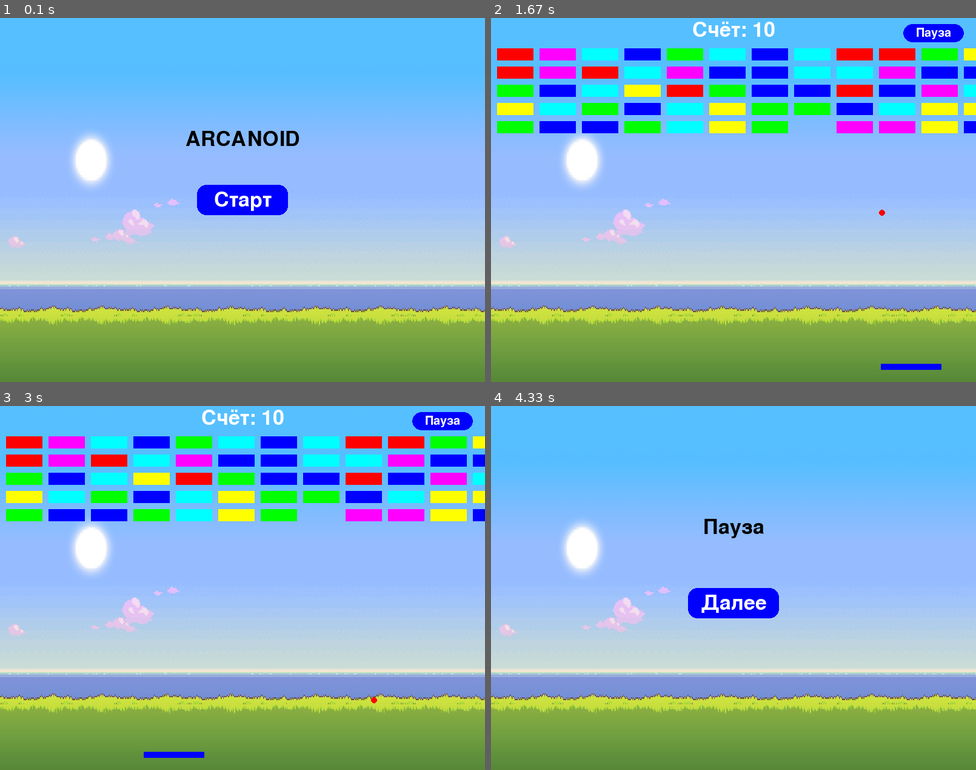
Above: before the commit, frames 1-4 (two rows, left to right).
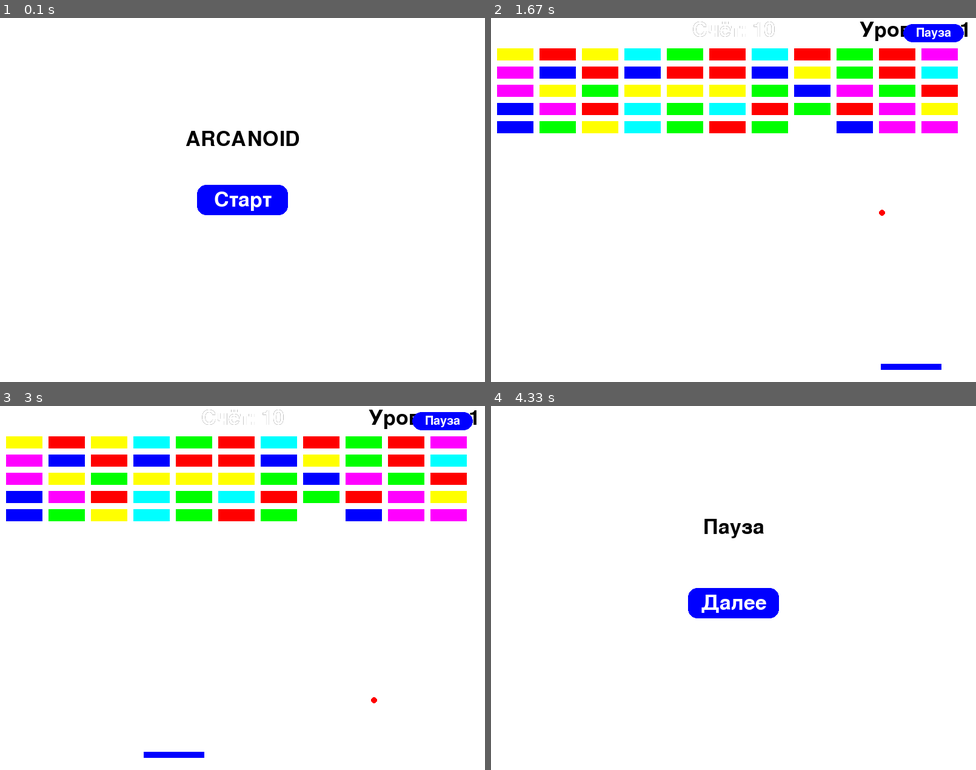
Above: after the commit, the same moments.

Repository: LatyshevaSV/PyGameYndexLMS
Game: pygame game, started from Arcanoid.py
Same seed, same stepped clock (60 frames per second), same inputs: the game is played once before the commit and once after it.
Inputs (mouse positions are in pixels of both pictures, inside the frame that each line leads up to):
- Up to frame 1 (0.1 s): no input
- Up to frame 2 (1.67 s): click (733, 200) at 0.38 s; click (932, 32) at 0.72 s, where only the run after the commit has a clickable "Уровень: 1"; click "Далее" at 1.05 s; click (912, 327) at 1.38 s
- Up to frame 3 (3 s): click (252, 464) at 1.72 s; click (218, 682) at 2.05 s; click (426, 726) at 2.38 s; click (174, 511) at 2.72 s
- Up to frame 4 (4.33 s): click (859, 555) at 3.05 s; click (883, 580) at 3.38 s; click (578, 540) at 3.72 s; click (932, 420) at 4.05 s, where only the run after the commit has a clickable "Уровень: 1"

The runs differ from the first frame. In frame 1, 97% of the frame differs, in the area x 0-100%, y 0-100%; in frame 2, 96%; in frame 3, 96%; in frame 4, 98%.

Commit message:
Третий коммит, добавление уровней

Diff:
--- a/Arcanoid.py
+++ b/Arcanoid.py
@@ -40,13 +40,21 @@
 # Параметры блоков
 BLOCK_WIDTH, BLOCK_HEIGHT = 60, 20
 
+# Переменные игры
+level = 1
+score = 0
+playing = False
+game_over = False
+paused = False
+level_complete = False
+
 
 def reset_game():
     global paddle, ball, ball_speed, blocks, playing, game_over, score
     paddle = pygame.Rect(WIDTH // 2 - PADDLE_WIDTH // 2, HEIGHT - 30, PADDLE_WIDTH, PADDLE_HEIGHT)
     ball = pygame.Rect(WIDTH // 2, HEIGHT // 2, BALL_SIZE, BALL_SIZE)
     ball_speed = [4, -4]
-    # Создаём блоки с фиксированными цветами
+    # Создаём блоки с цветами
     blocks = []
     for x in range(10, WIDTH - 10, BLOCK_WIDTH + 10):
         for y in range(50, 200, BLOCK_HEIGHT + 10):
@@ -72,11 +80,53 @@
     screen.blit(img, text_rect)
 
 
+def create_blocks():
+    # Создаём блоки для уровня
+    blocks = []
+    for x in range(10, WIDTH - BLOCK_WIDTH - 10, BLOCK_WIDTH + 10):
+        for y in range(50, 200, BLOCK_HEIGHT + 10):
+            block = pygame.Rect(x, y, BLOCK_WIDTH, BLOCK_HEIGHT)
+            color = random.choice(COLORS)
+            blocks.append((block, color))
+    return blocks
+
+
+def create_walls(level):
+    # Создаём дополнительные препятствия на уровнях
+    walls = []
+    if level > 1:
+        for _ in range(level - 1):
+            x = random.randint(100, WIDTH - 100)
+            y = random.randint(250, 400)
+            walls.append(pygame.Rect(x, y, 80, 10))
+    return walls
+
+
+def reset_level():
+    global paddle, ball, ball_speed, blocks, walls, level_complete
+    paddle = pygame.Rect(WIDTH // 2 - PADDLE_WIDTH // 2, HEIGHT - 30, PADDLE_WIDTH, PADDLE_HEIGHT)
+    ball = pygame.Rect(WIDTH // 2, HEIGHT // 2, BALL_SIZE, BALL_SIZE)
+    ball_speed = [4, -4]
+    blocks = create_blocks()
+    walls = create_walls(level)
+    level_complete = False
+
+
+def reset_game():
+    global level, score, game_over, playing
+    level = 1
+    score = 0
+    game_over = False
+    playing = False
+    reset_level()
+
+
+reset_game()
+
 # Главный игровой цикл
+running = True
 while running:
-    # Отрисовка фона
-    screen.blit(background, (0, 0))
-
+    screen.fill(WHITE)
     mouse_x, _ = pygame.mouse.get_pos()
 
     for event in pygame.event.get():
@@ -87,6 +137,10 @@
                 playing = True
             elif game_over and start_button.collidepoint(event.pos):
                 reset_game()
+            elif level_complete and resume_button.collidepoint(event.pos):
+                level += 1
+                reset_level()
+                playing = True
             elif paused and resume_button.collidepoint(event.pos):
                 paused = False
             elif playing and pause_button.collidepoint(event.pos):
@@ -99,24 +153,24 @@
         pygame.draw.rect(screen, BLUE, start_button, border_radius=15)
         draw_text("Старт", start_button.centerx, start_button.centery, WHITE)
     elif paused:
-        draw_text("Пауза", WIDTH // 2, HEIGHT // 3)  # Центрированный текст
+        draw_text("Пауза", WIDTH // 2, HEIGHT // 3)
+        pygame.draw.rect(screen, BLUE, resume_button, border_radius=15)
+        draw_text("Далее", resume_button.centerx, resume_button.centery, WHITE)
+    elif level_complete:
+        draw_text(f"Уровень {level} пройден!", WIDTH // 2, HEIGHT // 3, GREEN)
         pygame.draw.rect(screen, BLUE, resume_button, border_radius=15)
         draw_text("Далее", resume_button.centerx, resume_button.centery, WHITE)
     elif game_over:
-        background = pygame.image.load("finish.jpg")  # Смена картинки
+        background = pygame.image.load("finish.jpg")
         background = pygame.transform.scale(background, (WIDTH, HEIGHT))
-        draw_text("GAME OVER", WIDTH // 2, HEIGHT // 3)  # Центрированный текст
+        draw_text("GAME OVER", WIDTH // 2, HEIGHT // 3)
+        draw_text(f"Счёт: {score}", WIDTH // 2, HEIGHT // 2, BLACK)
         pygame.draw.rect(screen, BLUE, back_button, border_radius=15)
         draw_text("Назад", start_button.centerx, start_button.centery, WHITE)
-    else:
-        # Управление платформой мышью
-        paddle.x = mouse_x - PADDLE_WIDTH // 2
-        paddle.x = max(0, min(WIDTH - PADDLE_WIDTH, paddle.x))
-
-        # Движение мяча
+    elif playing:
+        paddle.x = max(0, min(WIDTH - PADDLE_WIDTH, mouse_x - PADDLE_WIDTH // 2))
         ball.move_ip(*ball_speed)
 
-        # Отскоки
         if ball.left <= 0 or ball.right >= WIDTH:
             ball_speed[0] = -ball_speed[0]
         if ball.top <= 0:
@@ -124,27 +178,37 @@
         if ball.colliderect(paddle) and ball_speed[1] > 0:
             ball_speed[1] = -ball_speed[1]
 
-        # Проверка столкновения с блоками
         for block, color in blocks[:]:
             if ball.colliderect(block):
                 blocks.remove((block, color))
                 ball_speed[1] = -ball_speed[1]
-                score += 10  # Увеличиваем счёт на 10 за каждый разрушенный блок
+                score += 10
                 break
 
-        # Проверка проигрыша
+        for wall in walls:
+            if ball.colliderect(wall):
+                ball_speed[1] = -ball_speed[1]
+                break
+
         if ball.bottom >= HEIGHT:
             game_over = True
             playing = False
-
-        # Отрисовка
+        if not blocks:
+            level_complete = True
+            playing = False
+
         pygame.draw.rect(screen, BLUE, paddle)
         pygame.draw.ellipse(screen, RED, ball)
         for block, color in blocks:
-            pygame.draw.rect(screen, color, block)  # Рисуем блок с фиксированным цветом
+            pygame.draw.rect(screen, color, block)
+        for wall in walls:
+            pygame.draw.rect(screen, BLACK, wall)
+
+        draw_text(f"Счёт: {score}", WIDTH // 2, 20, BLACK)
+        draw_text(f"Уровень: {level}", WIDTH - 100, 20, BLACK)
 
         # Отображение счёта
-        draw_text(f"Счёт: {score}", WIDTH // 2, 20, WHITE)  # Отображаем счёт в верхней части экрана
+        draw_text(f"Счёт: {score}", WIDTH // 2, 20, WHITE)
 
         pygame.draw.rect(screen, BLUE, pause_button, border_radius=15)
         draw_text("Пауза", pause_button.centerx, pause_button.centery, WHITE, small_font)
